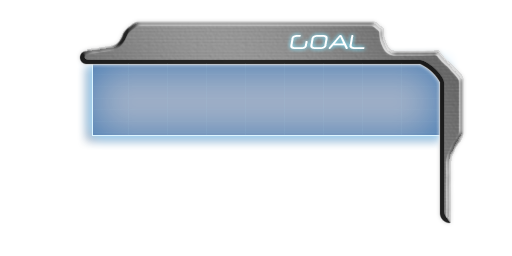
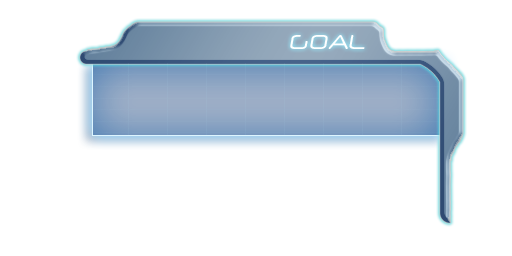
Layer changes from the first 512 x 256 image to the second:
pixels changed over [76, 18, 467, 227] (layer not identified)
